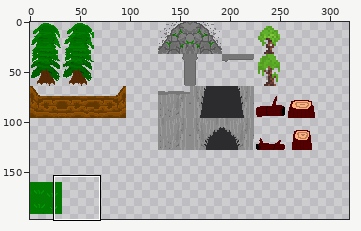
Two states of a sprite sheet, data/images/tilesets/forest.png. Above: a wide view before the commit, with the close-up outlined.
Close-up. First the earlier version:
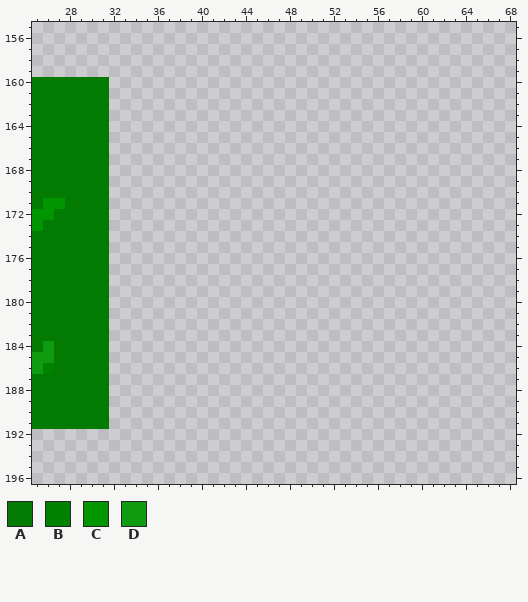
The file is 512x512 pixels. Pixels under 10% opacity are left out. Colours within 5 levels of each other are drawn and written as one. Shown: x 25..68, y 155..196. The wide view leaves out empty margins. The commit also changed other parts of the picture, which this record leaves out.
Palette (. is transparent): A #037b03  B #008200  C #019601  D #0f9b0f
Pixels before, first column x 25:
160 AAAAAAA
161 AAAAAAA
162 AAAAAAA
163 AAAAAAA
164 AAAAAAA
165 AAAAAAA
166 AAAAAAA
167 AAAAAAA
168 AAAAAAA
169 AAAAAAA
170 AAAAAAA
171 ACCAAAA
172 CCAAAAA
173 CAAAAAA
174 AAAAAAA
175 AAAAAAA
176 AAAAAAA
177 AAAAAAA
178 AAAAAAA
179 AAAAAAA
180 AAAAAAA
181 AAAAAAA
182 AAAAAAA
183 AAAAAAA
184 ADAAAAA
185 DDAAAAA
186 DBAAAAA
187 AAAAAAA
188 AAAAAAA
189 AAAAAAA
190 AAAAAAA
191 AAAAAAA
New version:
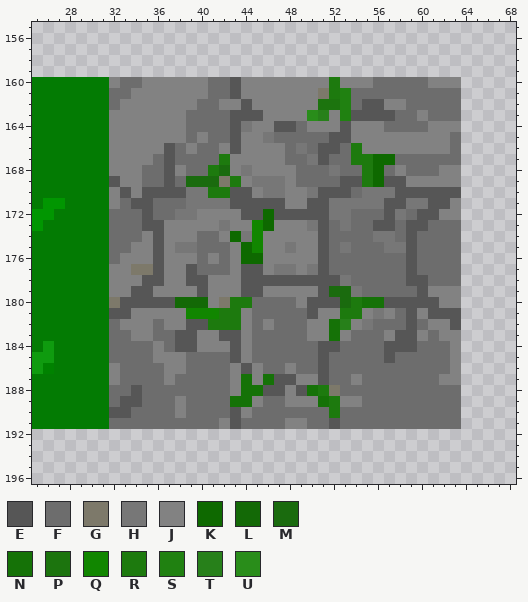
Colours new in this view: E #565656  F #6d6d6d  G #7d796a  H #777777  J #828282  K #0e6900  L #136906  M #1a6b0e  N #157207  P #1c740e  Q #118600  R #1d7a0e  S #208111  T #27801a  U #298d1a
Diff:
Changed rows in their new state; - is an unchanged pixel.
first column x 32:
160 JFFJJJJJJFFEJJJJJJJJRJJJFFFFFJJJ
161 FFJJJJJJJFFEJJJJJJJGRSFFFFFFFFFF
162 FJJJJJJJFFJJEJJJJJJPPSFEEJJFFFFF
163 JJJJJJJFFFFEEEJJJJUTJSEEEEFFJFFF
164 JJJJJJJFFFFEHJJEEFJJJEJJJFFFFJJJ
165 JJJJJJJFJFFEJJHFFFFFEEJJJJJJJJJF
166 JJJJJEFJFFJEJJJJFHFEEFRJJJJJJJJF
167 JJJJFEFFFFRJJJJJFFHEFFRRKKFFFFFF
168 JJJFFEJFFRMJHJJJJFFFHFFRKFJFFFJJ
169 EJJFFEFMMMGRJHHHJFFFFEERKEEJJJJJ
170 JEJEEEEHHRREEJHHJJHEEEFHHHEEEEEE
171 JFEEFFFHHHHEEEEEJJEEHHHHHEEHHEEJ
172 FFFEFFHHJJJJEEKEEEEEHHFFFEHFEEJJ
173 FFFEEJJJJJHJJQKJJJHEFHFFEEFEEFFF
174 FFFJEJJJFFJKHQJJJJJEFFFFHHFEFFFF
175 FFJJEJHHFFFJKQJJHJJEFHFFFHHEFFFF
176 FJJJEJJJFJFJKKJJJJJEFFFFFFFEFFFF
177 JJGGEJJEFFFJEEJHHJHEFFFFFFFEFFFF
178 JJJEEJJEEJJJEEEEEEEEEHFFFFFEEFFF
179 JJEEJJJJEJJJEEJJJJJEMMHFFFFFEJJJ
180 GEEEEELLLJGRRFFFFJEEEMRNNEEEEEJJ
181 EEJJJJJQQQRRJFFFFFEJJRRJHJFEJEEE
182 FJJJFJJEERRRJFJFFFJJNTJHFFFEFJJE
183 FFJJFFEEJJEEJFFFFFJJNJFFFJEEJFJJ
184 FFFFJFEEJJJEJFFFFFFEEFFFFEEEFFFJ
185 FFFFJJJFFFFEJFFFFFFEFFFFFEFFFFFJ
186 JFFFFJJFFFFJEJFFJFFEFFFFFFFFFFFJ
187 JFFFFJFFFFFJNJNEEJJEFFJFFFFFFFJJ
188 FFEFFFFFFFFJNNEEJENRGFFFFFFFFFFF
189 FEEFFFJFFFFNNJFFJJJNRJJFFFFFFFFF
190 EEFFFFJFFFFEJFFFFFFFRFFFFFFFFFFF
191 FFFFFFFFFFJEFFFFJJFFEFFFFFFFFFFF
Where, in picture pixels (left, top, right, bottom), the same in both close-ups:
added: (109, 77, 461, 429)
